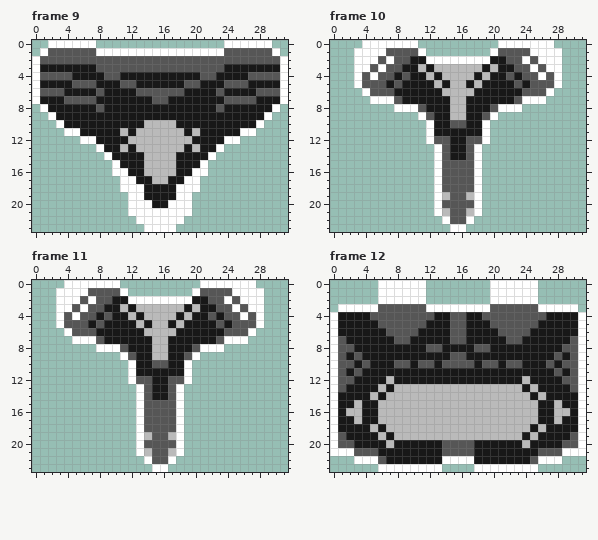
Pixel-art file: Project Starburst/Assets/Sprites/BackgroundBrokenShips.ase. The picture above was drawn from the file before the commit.
32x24 pixels, 13 frames. Shown: frame 9, frame 10, frame 11, frame 12. The commit also changed other frames, which this record leaves out.
After the commit:
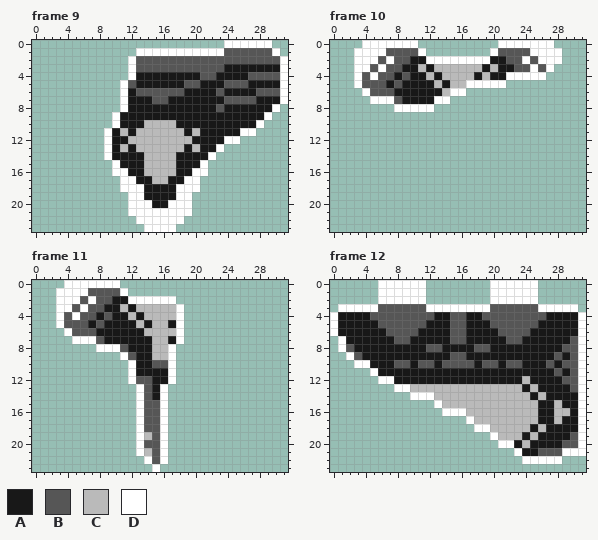
Palette (. is transparent): A #181818  B #565656  C #bababa  D #ffffff
The edit:
Changed rows in their new state; - is an unchanged pixel.
Frame 9:
first column x 0:
 0 --......-----
 1 -............
 2 ............D
 3 ............D
 4 ............D
 5 ...........D-
 6 ...........D-
 7 ...........D-
 8 -..........D-
 9 --........D--
10 ---.......D--
11 ----.....D---
12 ------...D---
13 --------.D---
Frame 10:
first column x 11:
 3 -----------------.
 4 -----------DDDD-..
 5 ------DDDDD.......
 6 ----DD...........-
 7 --DD............--
 8 DD...........-----
 9 ..........--------
10 -........---------
11 -........---------
12 -........---------
13 --......----------
14 --......----------
15 --......----------
16 --......----------
17 --......----------
18 --......----------
19 --......----------
20 --......----------
21 --......----------
22 ---....-----------
23 ----..------------
Frame 11:
first column x 16:
 0 -----.......-
 1 ----.........
 2 --...........
 3 --D..........
 4 --D..........
 5 --D..........
 6 --D.........-
 7 --D........--
 8 -D......-----
 9 -D...--------
10 -D..---------
11 -D..---------
12 -D..---------
13 D..----------
14 D..----------
15 D..----------
16 D..----------
17 D..----------
18 D..----------
19 D..----------
20 D..----------
21 D..----------
22 D.-----------
23 .------------
Frame 12:
first column x 0:
 7 .D------------------------
 8 .D------------------------
 9 ..D-----------------------
10 ...DD---------------------
11 .....D--------------------
12 ......DD------------------
13 ........DD----------------
14 ..........DDD-------------
15 .............D------------
16 ..............DDD---------
17 .................D--------
18 ..................DD------
19 ....................D-----
20 .....................DD---
21 .......................D--
22 ---.....................DD
23 ------........----........
